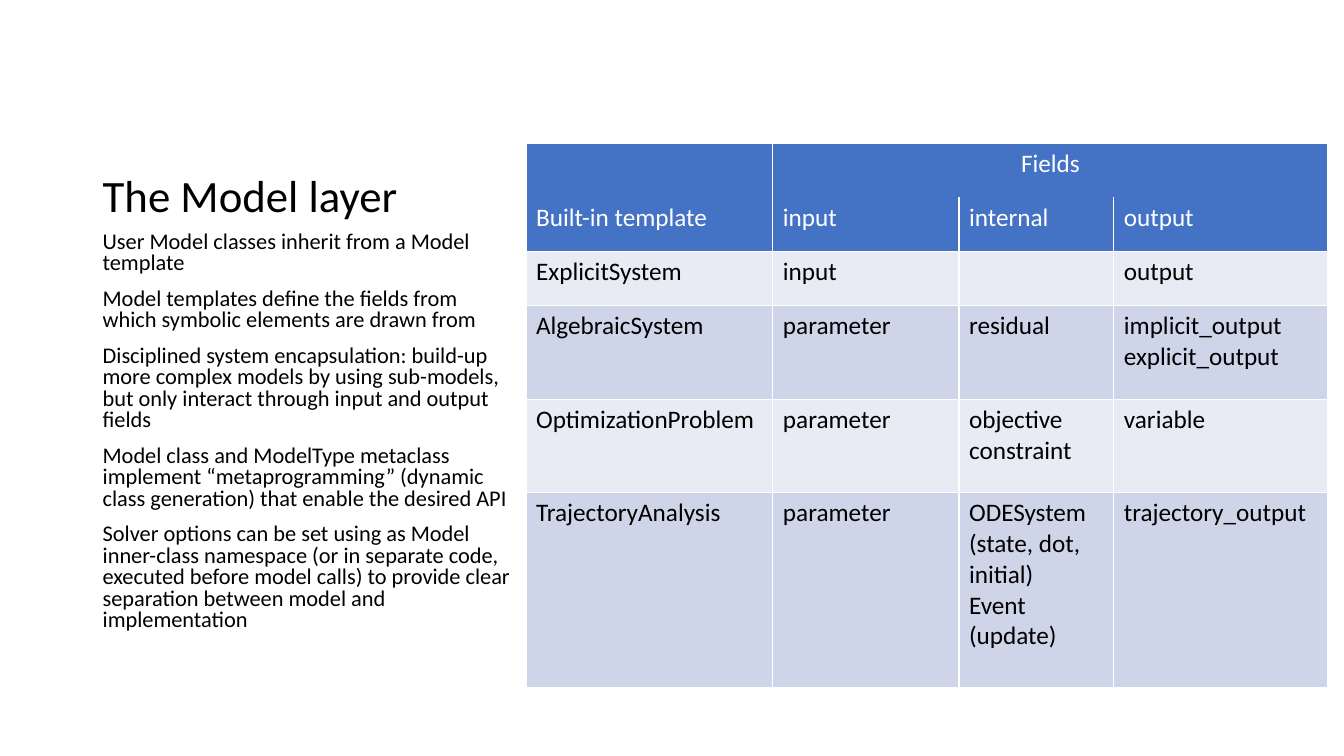
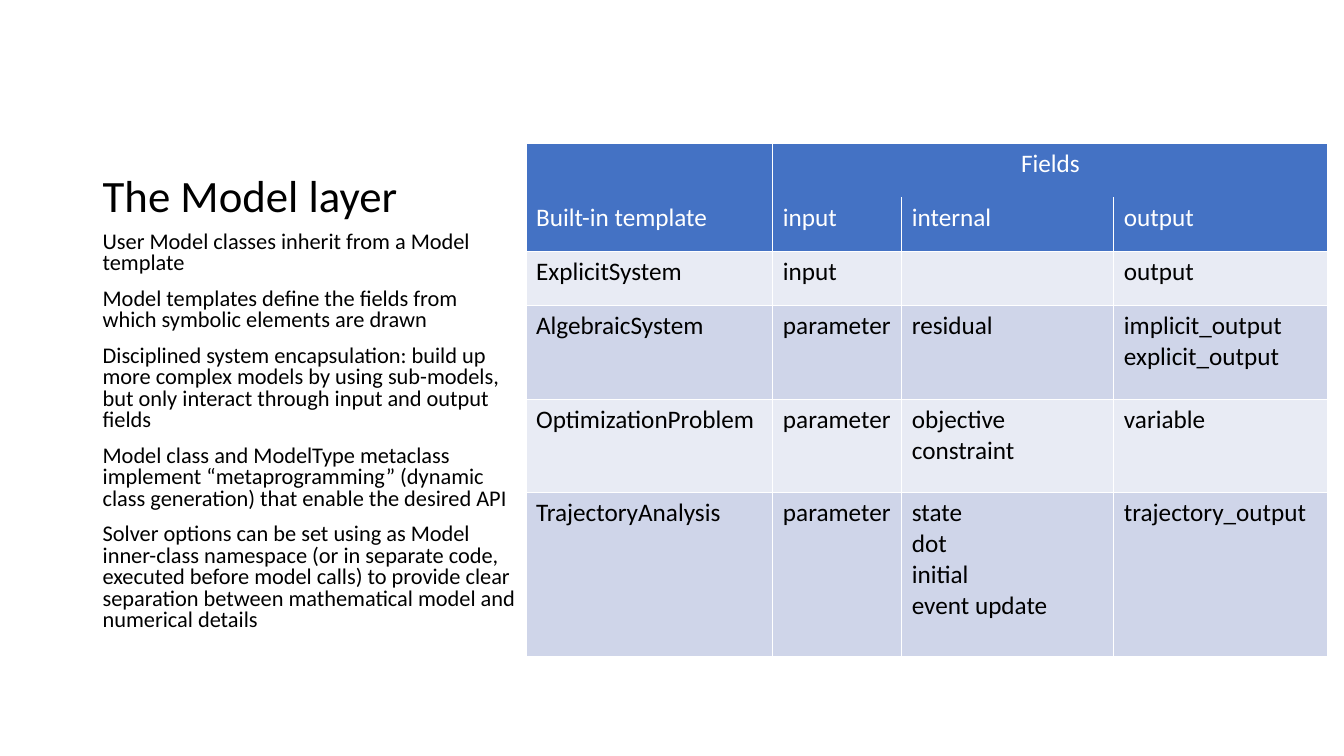
Before and after one commit to nlistgarten/condor, a slide deck: slide 12 of design/condor.pptx (slide 9 before the commit). Drawn at 1344x756 pixels with LibreOffice and Linux fonts; fonts in the diff are those of the drawing. Boxes give left, top, right and bottom in pixels: in the first picture for what was removed or moved away, otherwise in the second. Text is boxed around its words. In the diff, an @@ line names an element or a change of style, - is before the commit and + after.

```diff
--- a/design/condor.pptx
+++ b/design/condor.pptx
@@ table at (526, 143, 1329, 654) @@
-row 6, column 3: ODESystem (state, dot, initial) / Event (update)
+row 6, column 3: state / dot / initial / event update
@@ text at (103, 290, 499, 427): text changed @@
-Model templates define the fields from which symbolic elements are drawn from
-Disciplined system encapsulation: build-up more complex models by using sub-models, but only interact through input and output fields
+Model templates define the fields from which symbolic elements are drawn
+Disciplined system encapsulation: build up more complex models by using sub-models, but only interact through input and output fields
@@ text at (103, 525, 515, 627): text changed @@
-Solver options can be set using as Model inner-class namespace (or in separate code, executed before model calls) to provide clear separation between model and implementation
+Solver options can be set using as Model inner-class namespace (or in separate code, executed before model calls) to provide clear separation between mathematical model and numerical details
```
Also in this commit, not shown: 2 slides added, 2 other files.
